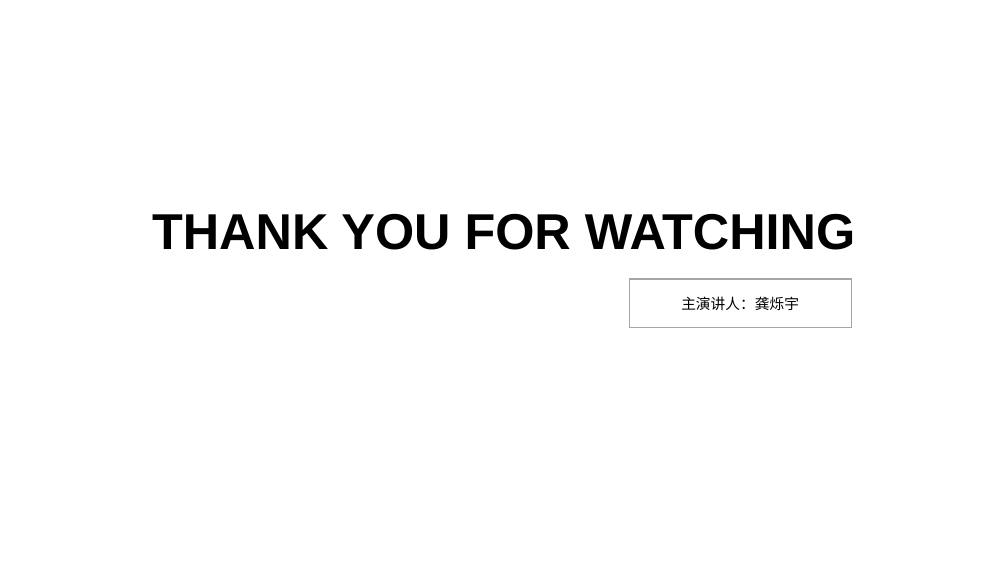
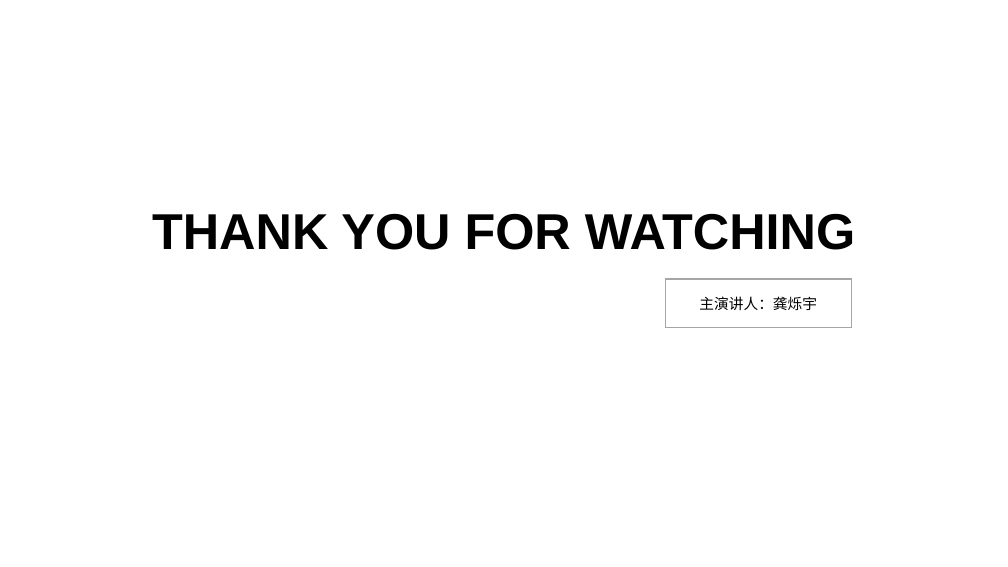
Before and after one commit to ShuoyuGong/Tool, a slide deck: slide 16 of Everything（TOOLS）.pptx. Drawn at 1008x567 pixels with LibreOffice and Linux fonts; fonts in the diff are those of the drawing; background and template pictures are left out. Boxes give left, top, right and bottom in pixels: in the first picture for what was removed or moved away, otherwise in the second. Text is boxed around its words. In the diff, an @@ line names an element or a change of style, - is before the commit and + after.

```diff
--- a/Everything（TOOLS）.pptx
+++ b/Everything（TOOLS）.pptx
@@ rectangle "主演讲人：龚烁宇": place and size @@
-rectangle "主演讲人：龚烁宇" at [629, 279, 851, 327]
+rectangle "主演讲人：龚烁宇" at [665, 279, 851, 327]
```
Also in this commit, not shown: 6 other slides changed, 4 other files.
